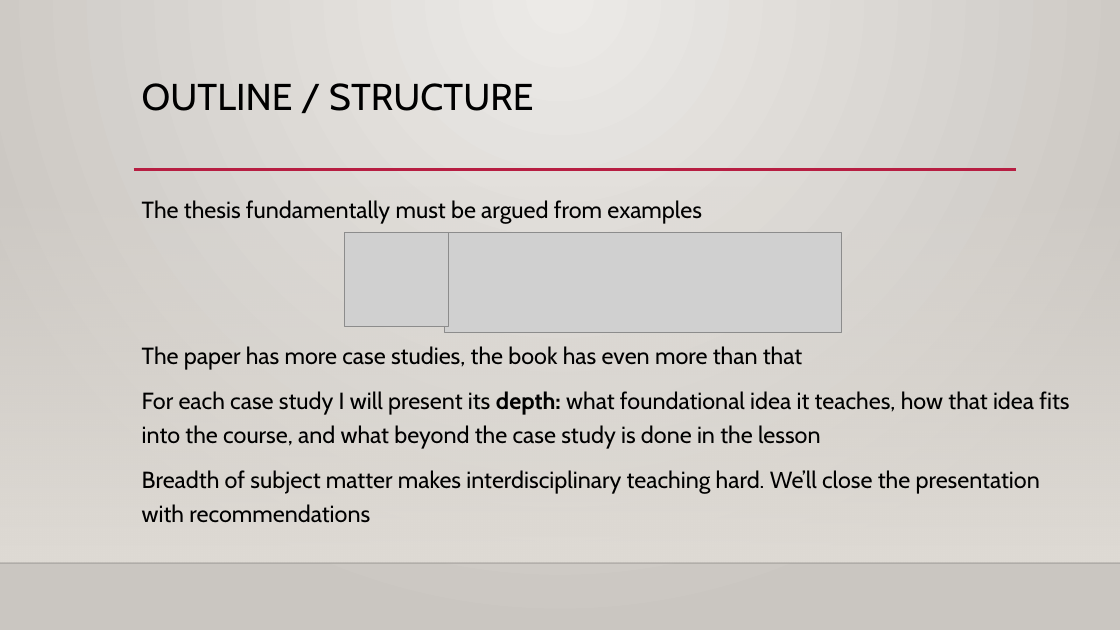
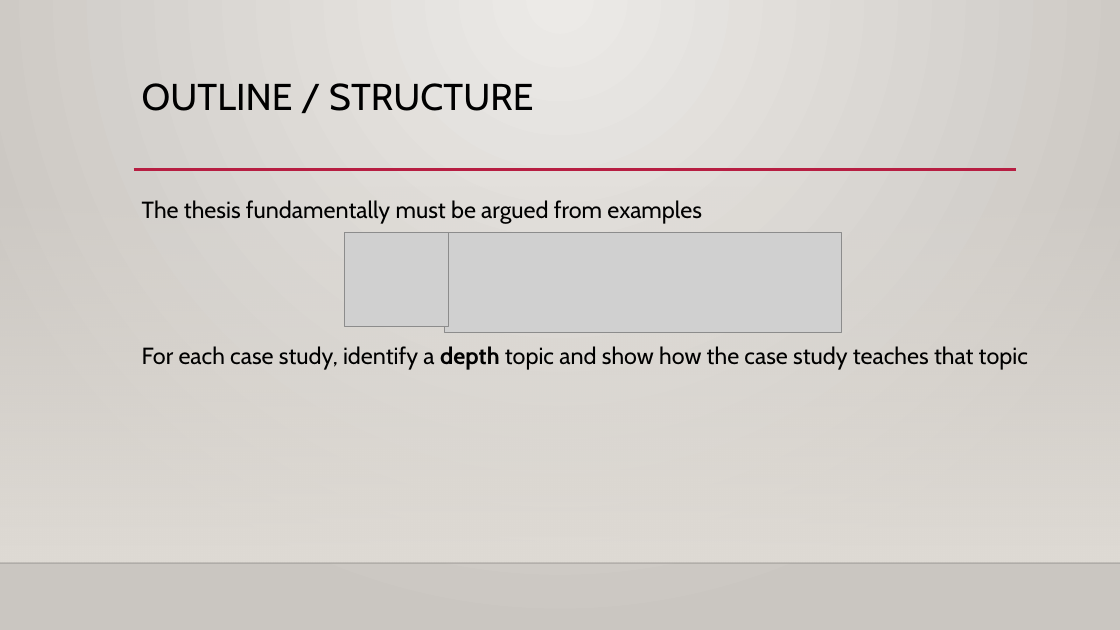
Before and after one commit to rbohrer/pl-course, a slide deck: slide 5 of hcpl/tfpie24.pptx. Drawn at 1120x630 pixels with LibreOffice and Linux fonts; fonts in the diff are those of the drawing; grey boxes stand for pictures; background and template pictures are left out. Boxes give left, top, right and bottom in pixels: in the first picture for what was removed or moved away, otherwise in the second. Text is boxed around its words. In the diff, an @@ line names an element or a change of style, - is before the commit and + after.

```diff
--- a/hcpl/tfpie24.pptx
+++ b/hcpl/tfpie24.pptx
@@ text at [142, 346, 1028, 370]: text changed @@
-The paper has more case studies, the book has even more than that
-For each case study I will present its depth: what foundational idea it teaches, how that idea fits into the course, and what beyond the case study is done in the lesson
-Breadth of subject matter makes interdisciplinary teaching hard. We’ll close the presentation with recommendations
+For each case study, identify a depth topic and show how the case study teaches that topic
```
Also in this commit, not shown: 6 other slides changed.
